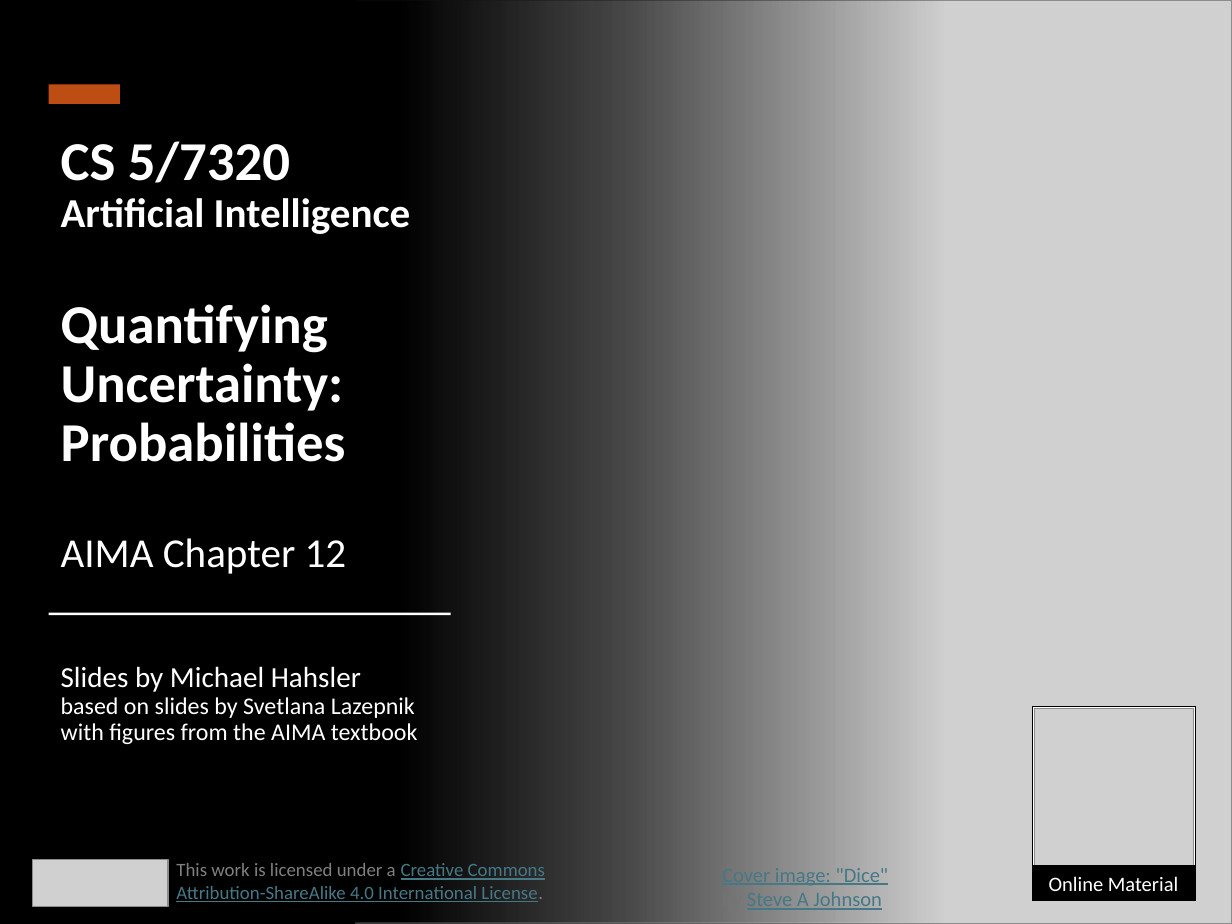
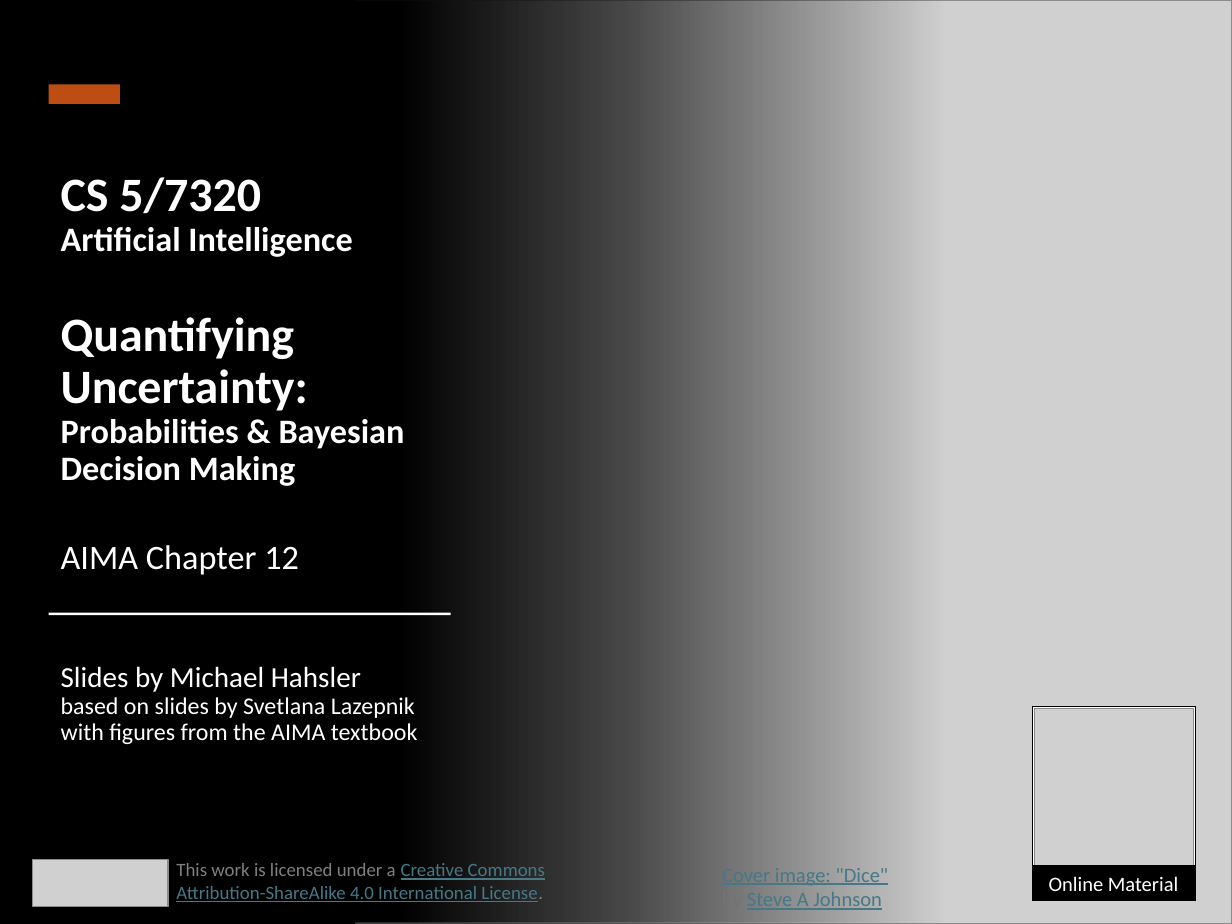
Before and after one commit to mhahsler/CS7320-AI, a slide deck: slide 1 of slides/12_uncertainty.pptx. Drawn at 1232x924 pixels with LibreOffice and Linux fonts; fonts in the diff are those of the drawing; grey boxes stand for pictures. Boxes give left, top, right and bottom in pixels: in the first picture for what was removed or moved away, otherwise in the second. Text is boxed around its words. In the diff, an @@ line names an element or a change of style, - is before the commit and + after.

Commit message:
title slide.

```diff
--- a/slides/12_uncertainty.pptx
+++ b/slides/12_uncertainty.pptx
@@ title at bbox=[61, 177, 405, 575]: text changed; size 32 to 20 pt @@
-CS 5/7320
-Artificial Intelligence
-Quantifying Uncertainty: Probabilities
-AIMA Chapter 12
+CS 5/7320
+Artificial Intelligence
+Quantifying Uncertainty:
+Probabilities & Bayesian Decision Making
+AIMA Chapter 12
```
Also in this commit, not shown: 5 other files.
